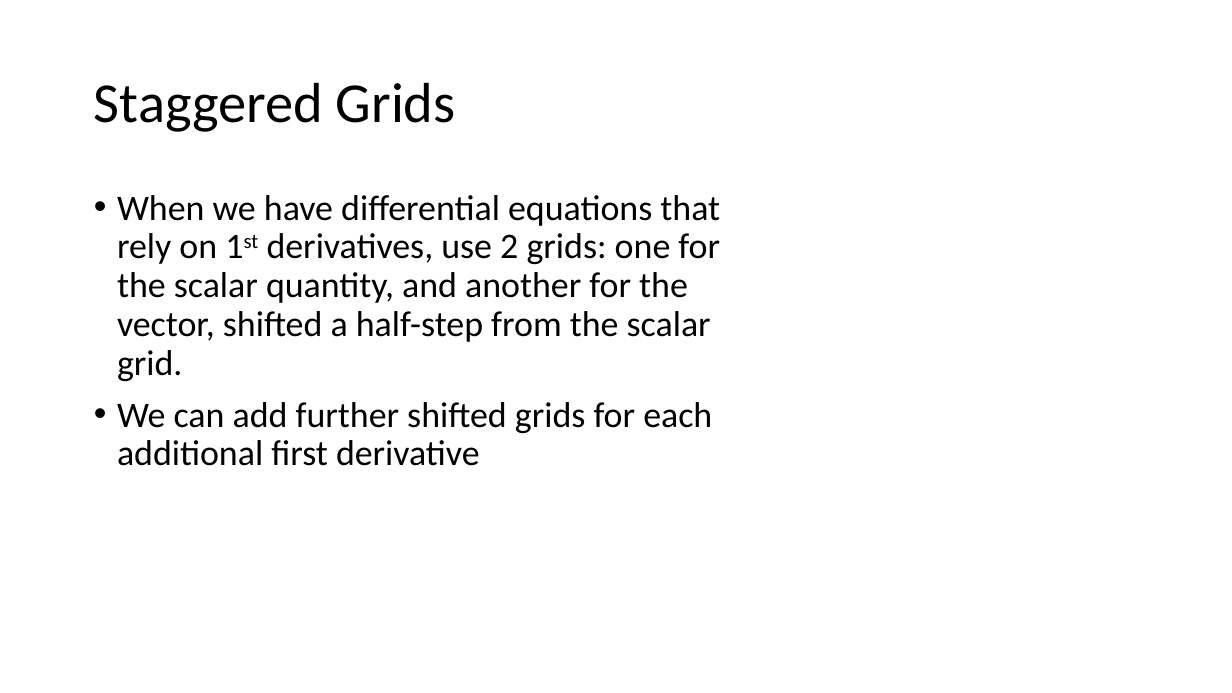
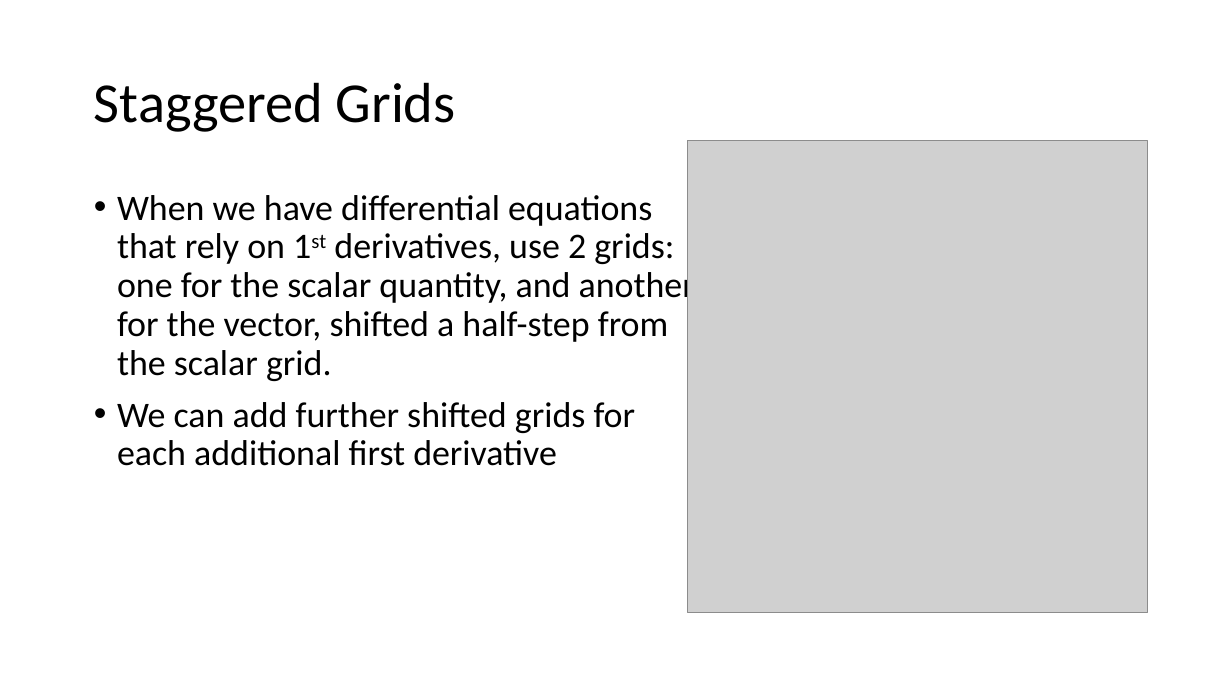
Before and after one commit to Tsintsuntsini/PHYS_581, a slide deck: slide 10 of Presentation3/Staggered Grids.pptx. Drawn at 1232x693 pixels with LibreOffice and Linux fonts; fonts in the diff are those of the drawing; grey boxes stand for pictures. Boxes give left, top, right and bottom in pixels: in the first picture for what was removed or moved away, otherwise in the second. Text is boxed around its words. In the diff, an @@ line names an element or a change of style, - is before the commit and + after.

```diff
--- a/Presentation3/Staggered Grids.pptx
+++ b/Presentation3/Staggered Grids.pptx
@@ picture added at [688, 140, 1148, 613] @@
@@ text "When we have differential equations ..." rewrapped from [117, 195, 720, 466] to [117, 195, 695, 466] @@
```
Also in this commit, not shown: 6 other slides changed, 4 other files.
